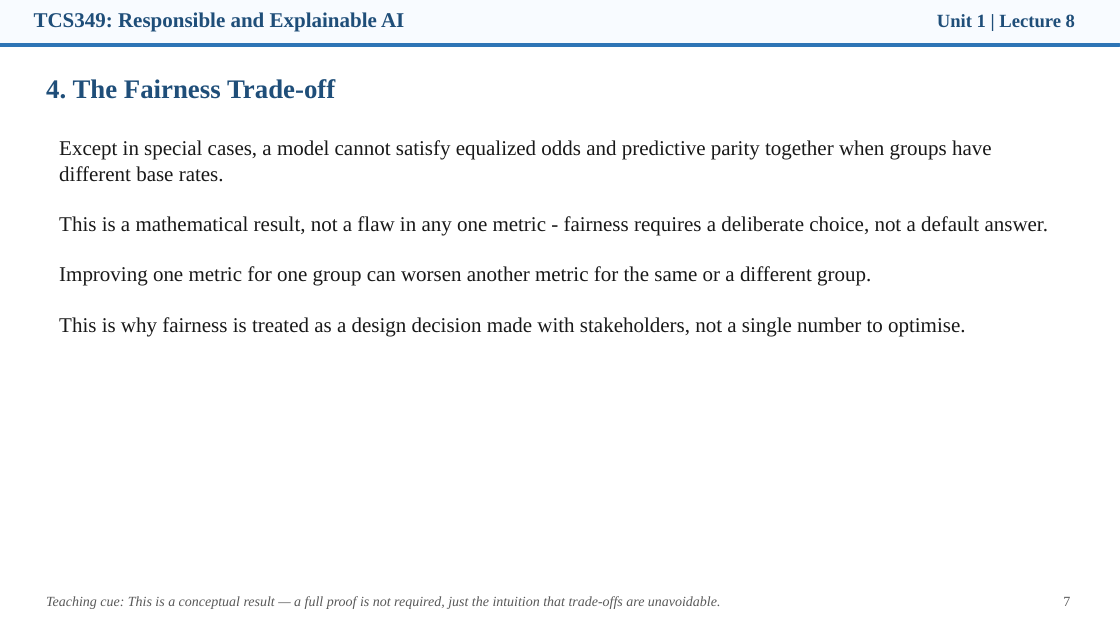
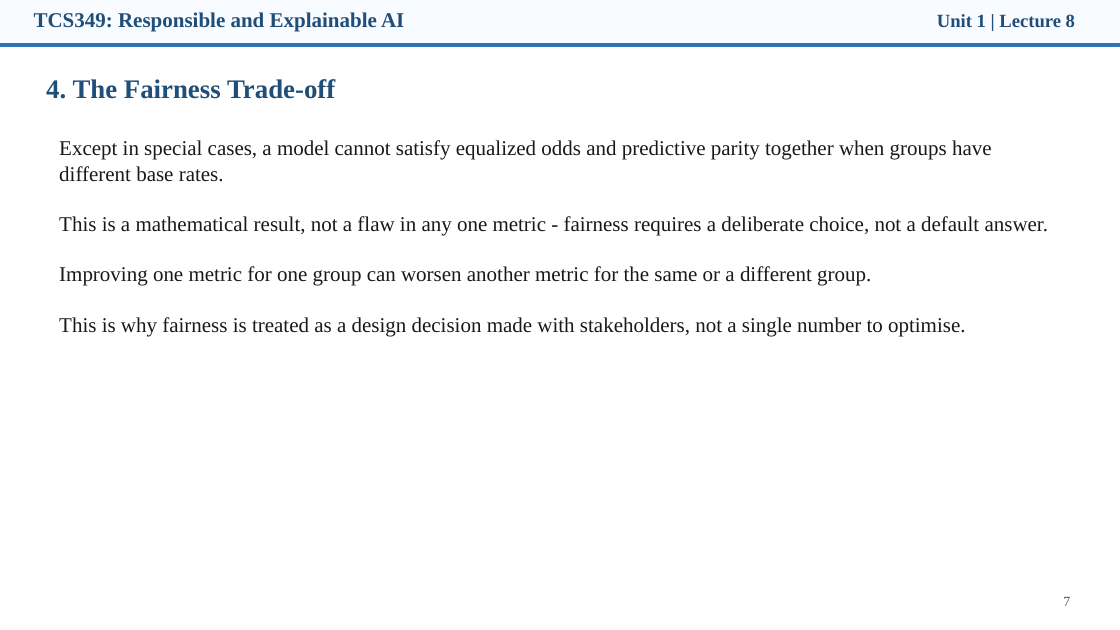
Before and after one commit to manojkaushik/manojkaushik.github.io, a slide deck: slide 5 of assets/TCS349/Unit-1/Lecture8-9_Fairness_Tradeoffs_Mitigation.pptx (slide 7 before the commit). Drawn at 1120x630 pixels with LibreOffice and Linux fonts; fonts in the diff are those of the drawing. Boxes give left, top, right and bottom in pixels: in the first picture for what was removed or moved away, otherwise in the second. Text is boxed around its words. In the diff, an @@ line names an element or a change of style, - is before the commit and + after.

```diff
--- a/assets/TCS349/Unit-1/Lecture8-9_Fairness_Tradeoffs_Mitigation.pptx
+++ b/assets/TCS349/Unit-1/Lecture8-9_Fairness_Tradeoffs_Mitigation.pptx
@@ text removed at bbox=[46, 596, 721, 609] @@
-Teaching cue: This is a conceptual result — a full proof is not required, just the intuition that trade-offs are unavoidable.
```
Also in this commit, not shown: 13 other slides changed, 5 slides removed, 28 other files.
